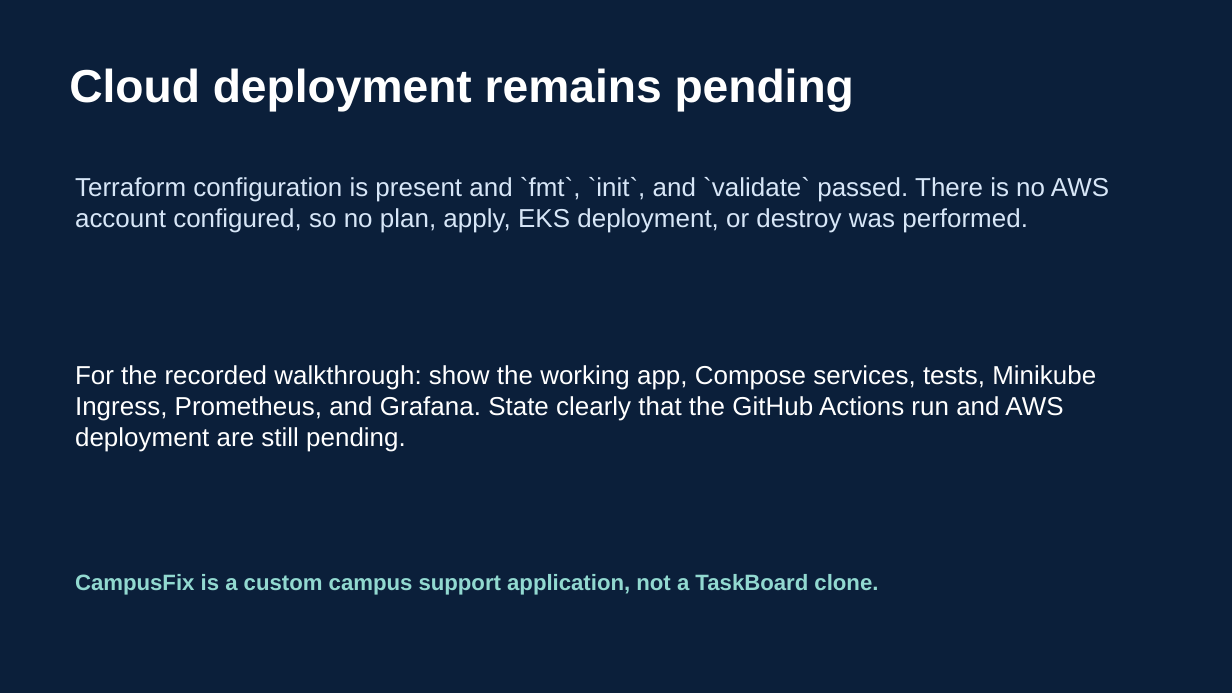
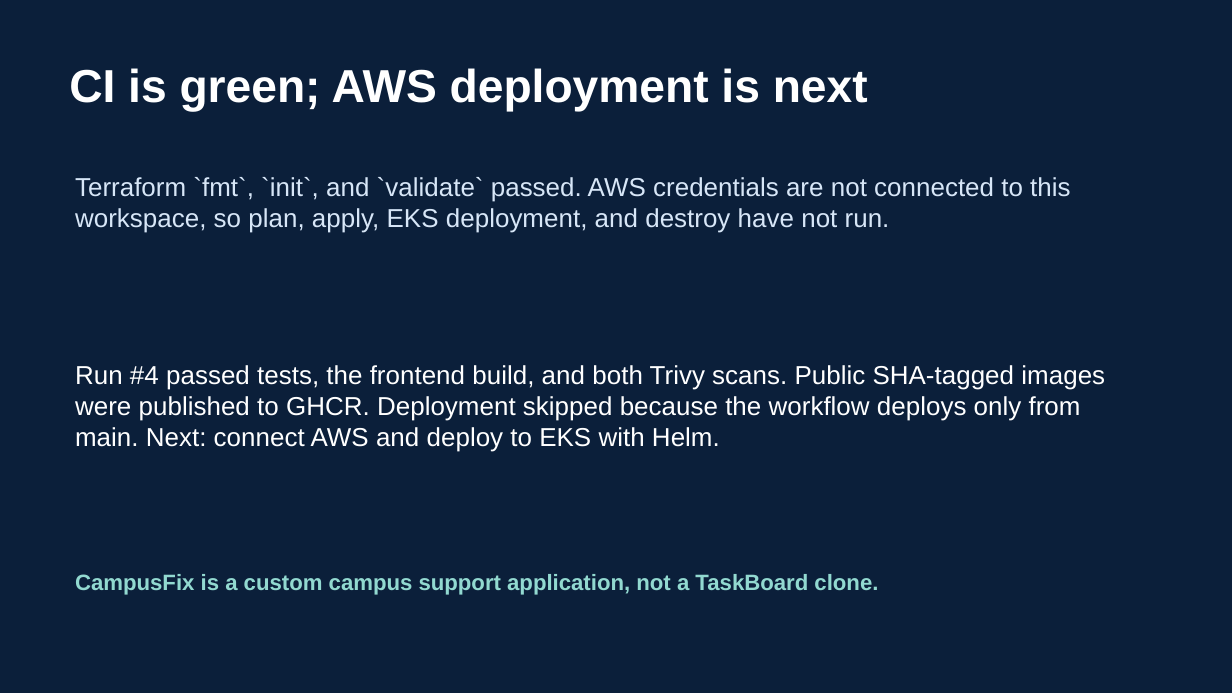
Before and after one commit to ShreeyaReddyL/devops-heros, a slide deck: slide 9 of session21-python/submission/CampusFix-Capstone-Deck.pptx. Drawn at 1232x693 pixels with LibreOffice and Linux fonts; fonts in the diff are those of the drawing. Boxes give left, top, right and bottom in pixels: in the first picture for what was removed or moved away, otherwise in the second. Text is boxed around its words. In the diff, an @@ line names an element or a change of style, - is before the commit and + after.

Commit message:
Record successful GitHub Actions evidence

```diff
--- a/session21-python/submission/CampusFix-Capstone-Deck.pptx
+++ b/session21-python/submission/CampusFix-Capstone-Deck.pptx
@@ text at box(69, 68, 868, 111): text changed @@
-Cloud deployment remains pending
+CI is green; AWS deployment is next
@@ text at box(75, 177, 1070, 233): text changed @@
-Terraform configuration is present and `fmt`, `init`, and `validate` passed. There is no AWS account configured, so no plan, apply, EKS deployment, or destroy was performed.
+Terraform `fmt`, `init`, and `validate` passed. AWS credentials are not connected to this workspace, so plan, apply, EKS deployment, and destroy have not run.
@@ text at box(75, 365, 1105, 452): text changed @@
-For the recorded walkthrough: show the working app, Compose services, tests, Minikube Ingress, Prometheus, and Grafana. State clearly that the GitHub Actions run and AWS deployment are still pending.
+Run #4 passed tests, the frontend build, and both Trivy scans. Public SHA-tagged images were published to GHCR. Deployment skipped because the workflow deploys only from main. Next: connect AWS and deploy to EKS with Helm.
```
Also in this commit, not shown: 5 other files.
